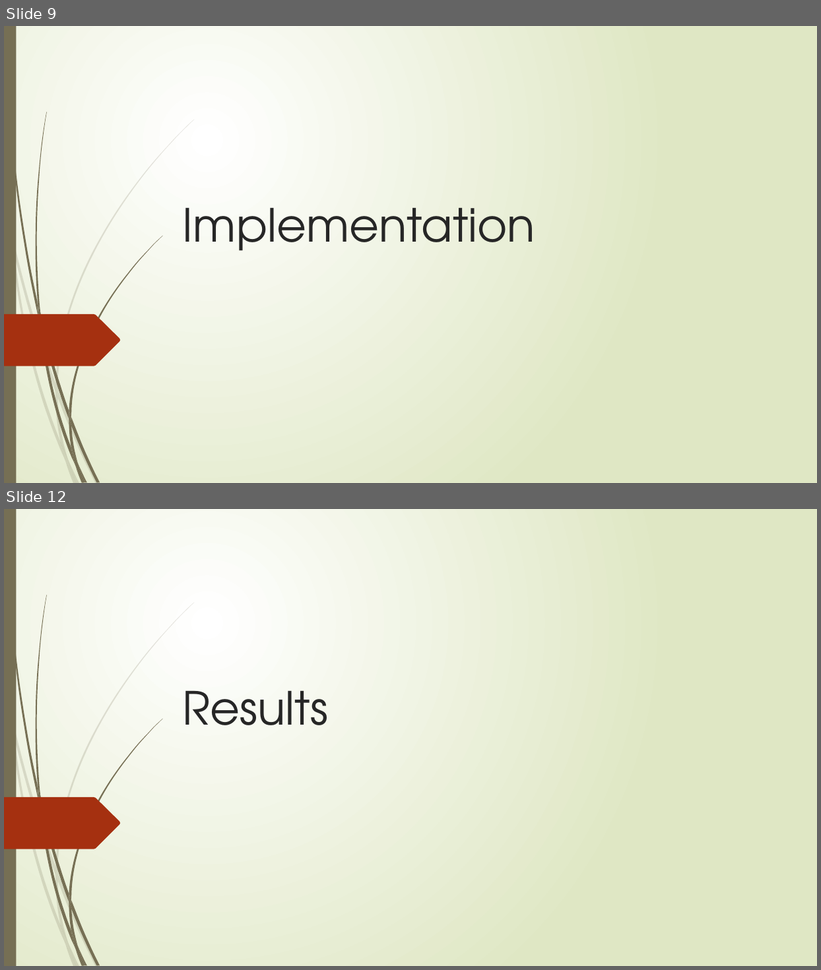
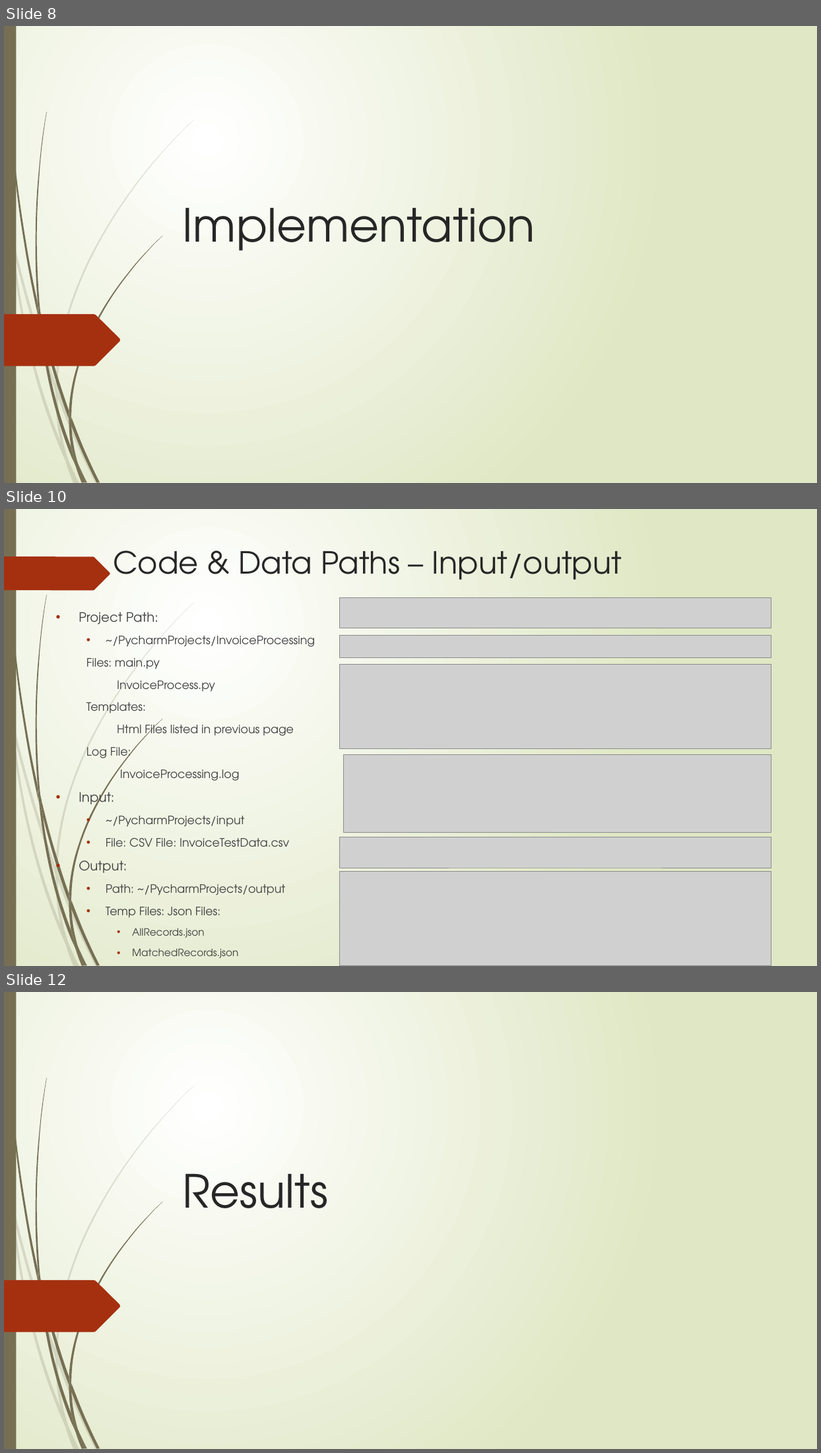
Before and after one commit to sureshcs0524/PythonProjects, a slide deck: Invoice Matching Application .pptx. Shown one above the other, each under a label of ours: slides 9 and 12 before the commit, slides 8, 10 and 12 after it; the slides between them are not shown. The pictures are 821x970 and 821x1453 pixels, drawn with LibreOffice and Linux fonts; fonts in the diff are those of the drawing; grey boxes stand for pictures. Boxes give left, top, right and bottom in pixels: in the first picture for what was removed or moved away, otherwise in the second. Text is boxed around its words. In the diff, an @@ line names an element or a change of style, - is before the commit and + after.

Commit message:
Changes in Invoice Matching Applicaiton PPT

```diff
--- a/Invoice Matching Application .pptx
+++ b/Invoice Matching Application .pptx
@@ slide 10 added at [4, 509, 817, 966], background gradient #FFFFFF to #DFE8C4; not listed: 23 template elements that a slide beside it also shows @@
@@ freeform shape added at [4, 557, 110, 590], fill #A53010 @@
@@ title added at [113, 551, 622, 580], 36 pt, text #262626 @@
+Code & Data Paths – Input/output
@@ picture added at [339, 598, 772, 628] @@
@@ subtitle added at [79, 612, 315, 958], 13.6 pt, text #404040 @@
+• Project Path:
+  • ~/PycharmProjects/InvoiceProcessing
+  Files: main.py
+  InvoiceProcess.py
+  Templates:
+  Html Files listed in previous page
+  Log File:
+  InvoiceProcessing.log
+• Input:
+  • ~/PycharmProjects/input
+  • File: CSV File: InvoiceTestData.csv
+• Output:
+  • Path: ~/PycharmProjects/output
+  • Temp Files: Json Files:
+    • AllRecords.json
+    • MatchedRecords.json
+    • UnMatchedInvcRecords.json
+    • UnMatchedSumRecords.json
@@ picture added at [339, 635, 772, 657] @@
@@ picture added at [339, 665, 772, 749] @@
@@ picture added at [344, 755, 772, 832] @@
@@ picture added at [339, 838, 772, 868] @@
@@ picture added at [339, 872, 772, 966] @@
@@ what was slide 9 is now slide 8 @@
```
Also in this commit, not shown: 8 slides changed, 4 other slides added, 4 slides removed, 1 other file.
